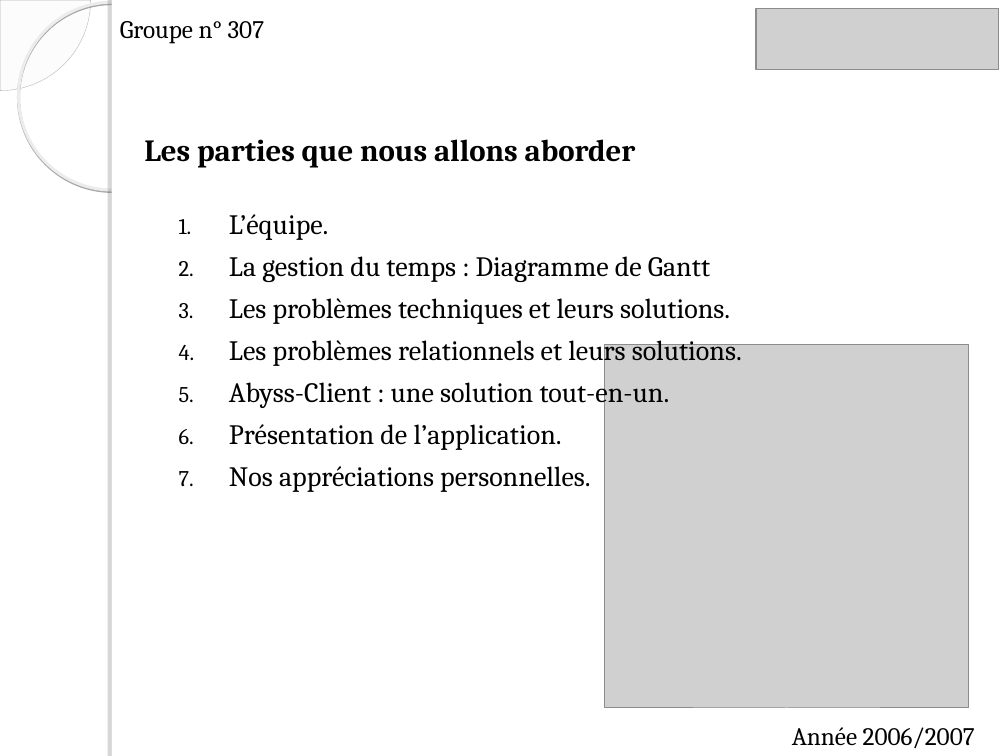
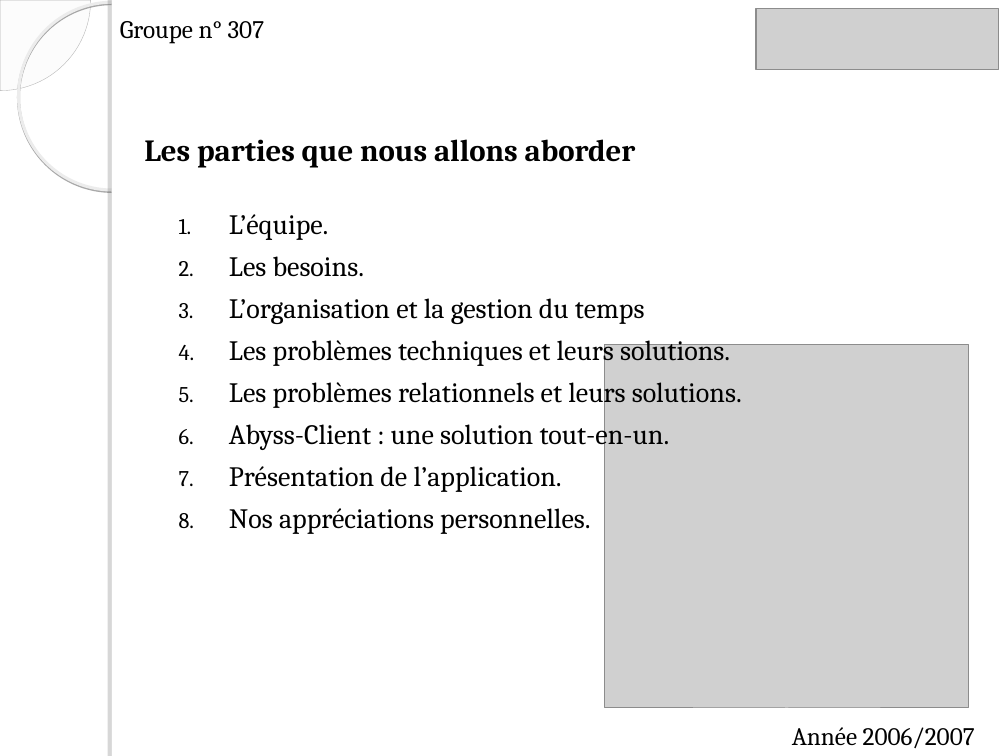
Before and after one commit to itsChris/abyss-project, a slide deck: slide 2 of ABYSS/doc/soutenance skar.ppt. Drawn at 1008x756 pixels with LibreOffice and Linux fonts; fonts in the diff are those of the drawing; grey boxes stand for pictures; background and template pictures are left out. Boxes give left, top, right and bottom in pixels: in the first picture for what was removed or moved away, otherwise in the second. Text is boxed around its words. In the diff, an @@ line names an element or a change of style, - is before the commit and + after.

```diff
--- a/ABYSS/doc/soutenance skar.ppt
+++ b/ABYSS/doc/soutenance skar.ppt
@@ text at (229,256,645,324): text changed @@
-2. La gestion du temps : Diagramme de Gantt
+2. Les besoins.
+3. L’organisation et la gestion du temps
```
Also in this commit, not shown: 1 other slide changed.
